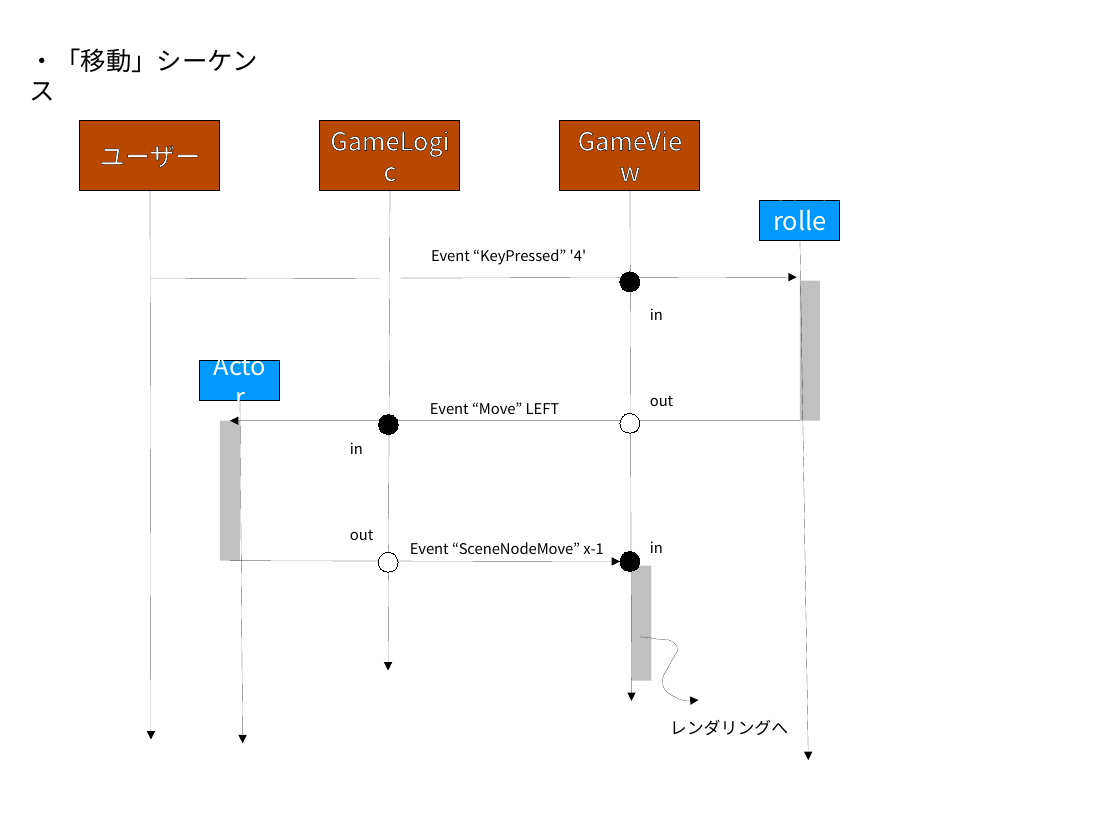
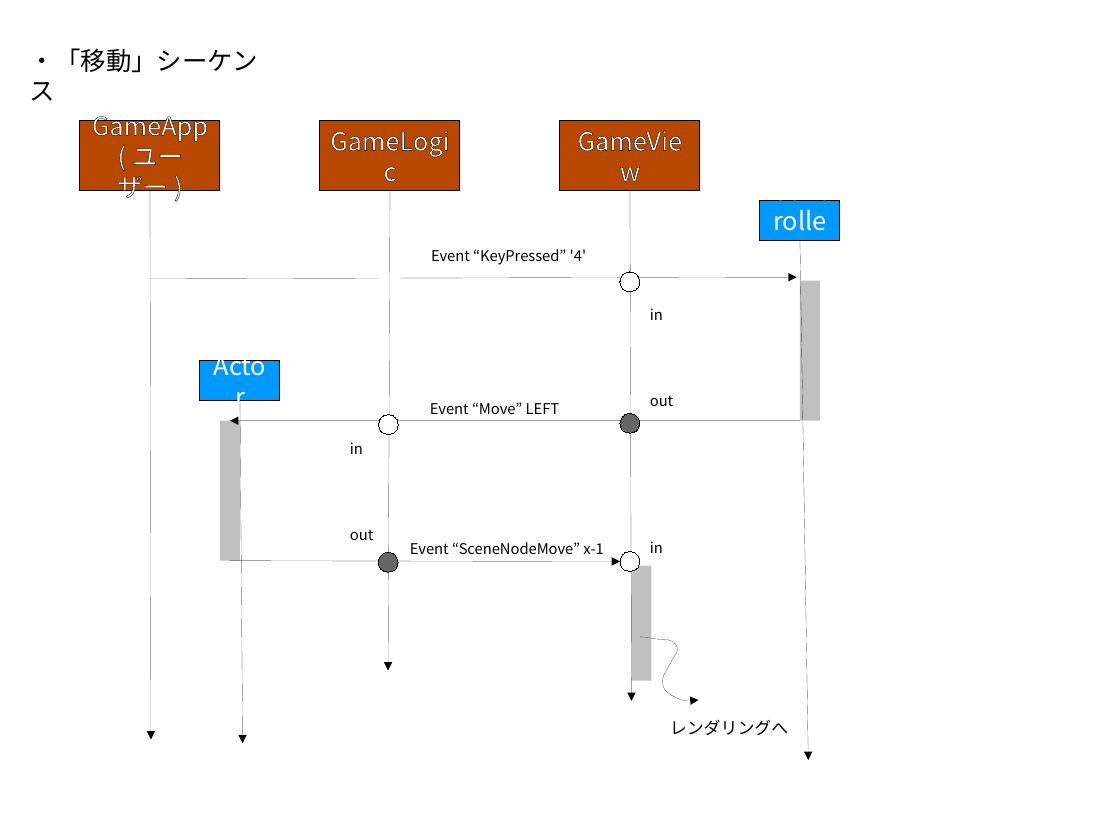
Before and after one commit to weimingtom/erica, a slide deck: slide 1 of trunk/doc/internal/BasicStudy.odp. Drawn at 1120x840 pixels with LibreOffice and Linux fonts; fonts in the diff are those of the drawing. Boxes give left, top, right and bottom in pixels: in the first picture for what was removed or moved away, otherwise in the second. Text is boxed around its words. In the diff, an @@ line names an element or a change of style, - is before the commit and + after.

```diff
--- a/trunk/doc/internal/BasicStudy.odp
+++ b/trunk/doc/internal/BasicStudy.odp
@@ text in rectangle at (92,109,208,203): text changed @@
-ユーザー
+GameApp
+(ユーザー)
@@ ellipse at (620,414,640,434): fill #FFFFFF to #666666 @@
@@ ellipse at (378,552,398,572): fill #FFFFFF to #666666 @@
@@ fill #000000 to #FFFFFF in 3 elements at (620,272,640,293), (378,415,398,435), (620,552,640,572) @@
```
Also in this commit, not shown: 1 slide added, 1 other file.
